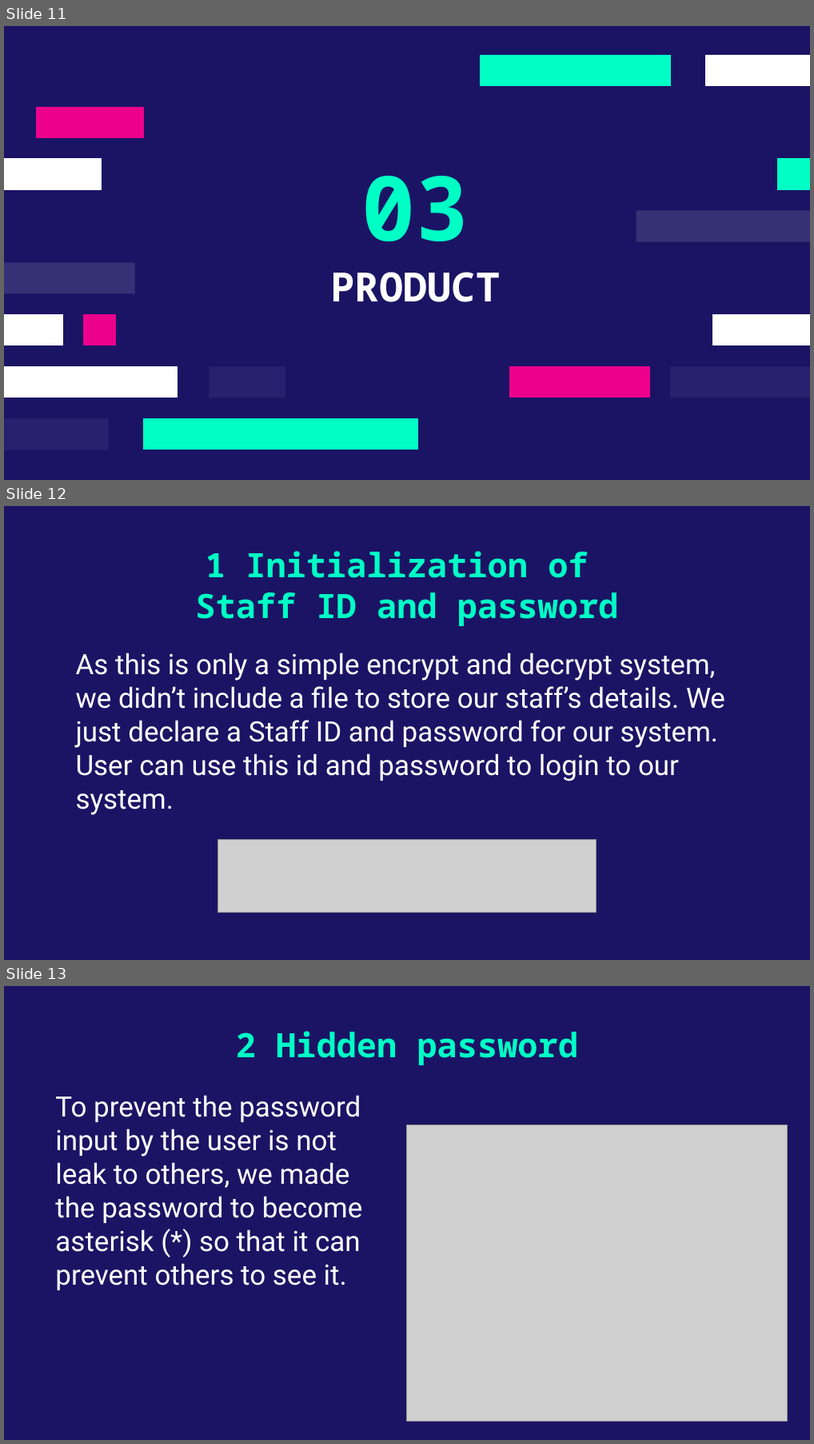
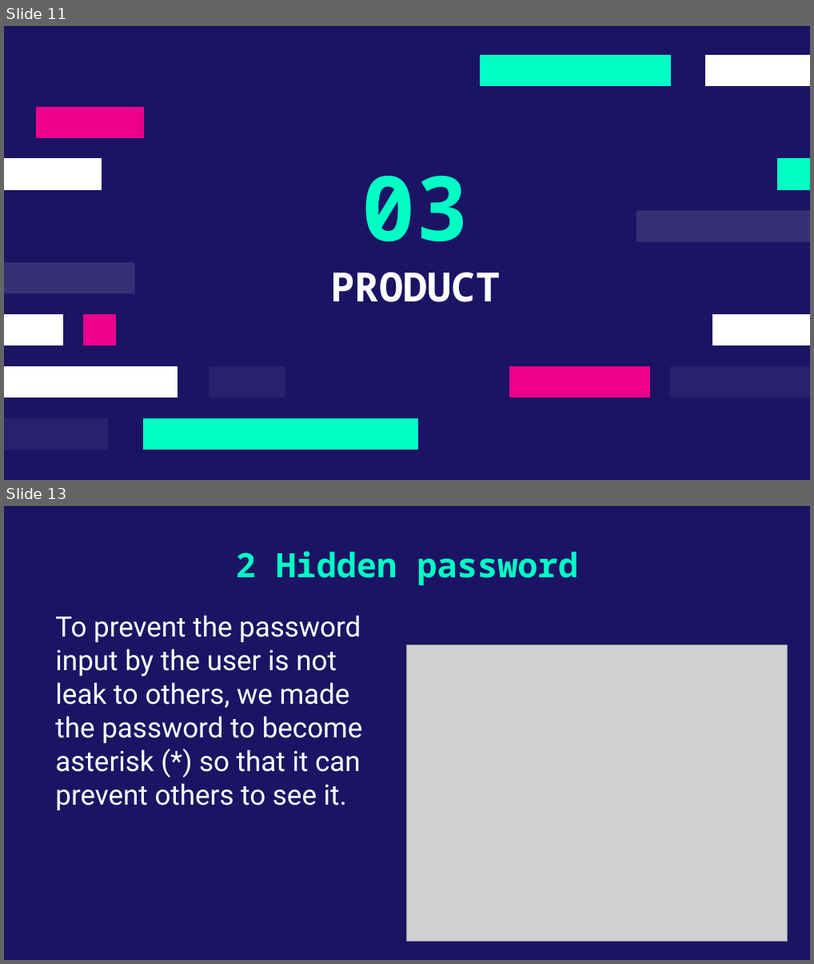
Before and after one commit to YeohWeiJeng/data_leaking_hackathon_tarumt, a slide deck: TAR UMT International Hackathon 2024 - perror(_520_);.pptx. Shown one above the other, each under a label of ours: slides 11, 12 and 13 before the commit, slides 11 and 13 after it; the slides between them are not shown. The pictures are 814x1444 and 814x964 pixels, drawn with LibreOffice and Linux fonts; fonts in the diff are those of the drawing; grey boxes stand for pictures. Boxes give left, top, right and bottom in pixels: in the first picture for what was removed or moved away, otherwise in the second. Text is boxed around its words. In the diff, an @@ line names an element or a change of style, - is before the commit and + after.

Commit message:
Improvement
Let it to have multiple staff instead of only 1 fixed staff

```diff
--- a/TAR UMT International Hackathon 2024 - perror(_520_);.pptx
+++ b/TAR UMT International Hackathon 2024 - perror(_520_);.pptx
@@ slide 12 removed at (x1=4, y1=506, x2=810, y2=960), background #1B1464 @@
@@ title removed at (x1=195, y1=551, x2=619, y2=626) @@
-1 Initialization of
-Staff ID and password
@@ subtitle removed at (x1=76, y1=652, x2=726, y2=815) @@
-As this is only a simple encrypt and decrypt system, we didn’t include a file to store our staff’s details. We just declare a Staff ID and password for our system. User can use this id and password to login to our system.
@@ picture removed at (x1=218, y1=840, x2=597, y2=912) @@
```
Also in this commit, not shown: 1 slide changed, 1 slide added, 10 other files.
